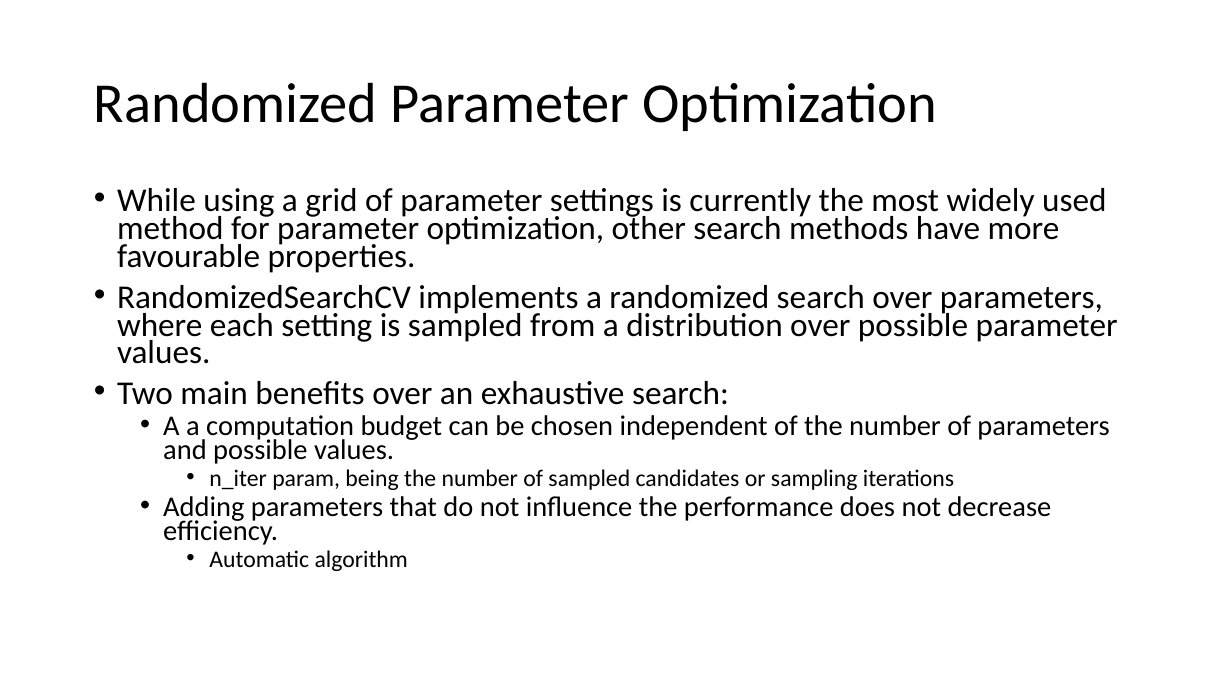
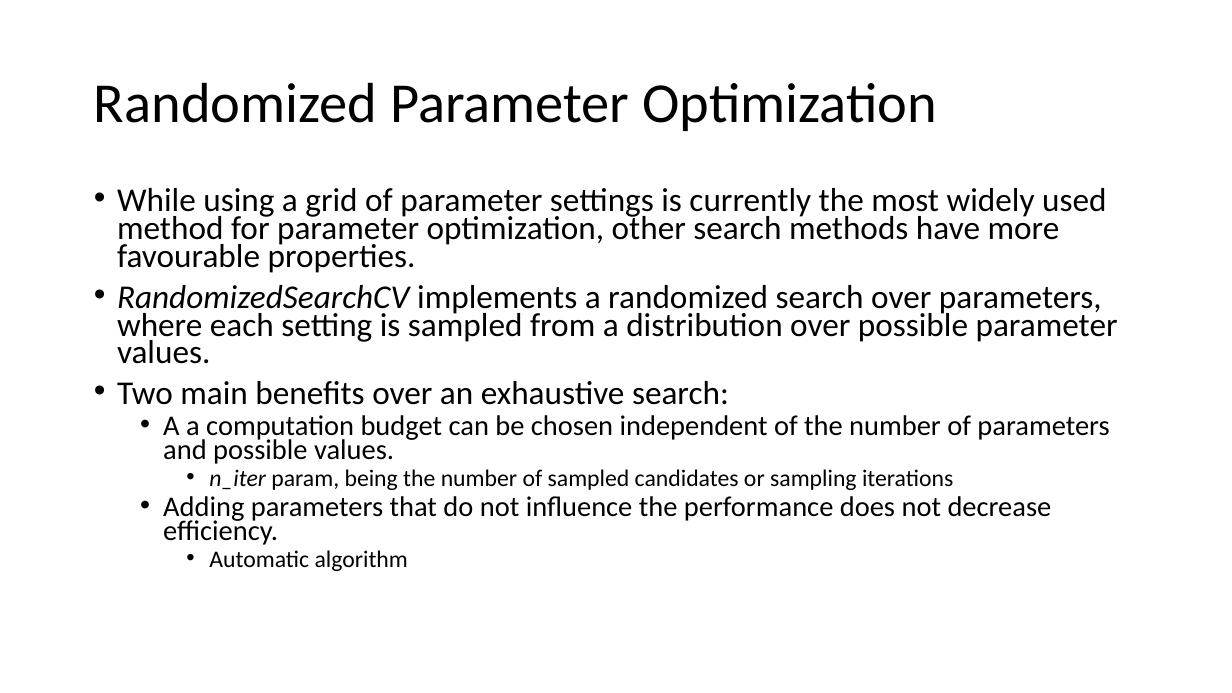
Before and after one commit to FranzGH/IoT_ML, a slide deck: slide 29 of Model selection.pptx. Drawn at 1232x693 pixels with LibreOffice and Linux fonts; fonts in the diff are those of the drawing. Boxes give left, top, right and bottom in pixels: in the first picture for what was removed or moved away, otherwise in the second. Text is boxed around its words. In the diff, an @@ line names an element or a change of style, - is before the commit and + after.

```diff
--- a/Model selection.pptx
+++ b/Model selection.pptx
@@ text at (x1=117, y1=285, x2=1118, y2=490): italic on in "RandomizedSearchCV", "n_iter" @@
```
Also in this commit, not shown: 1 other slide changed, 3 other files.
